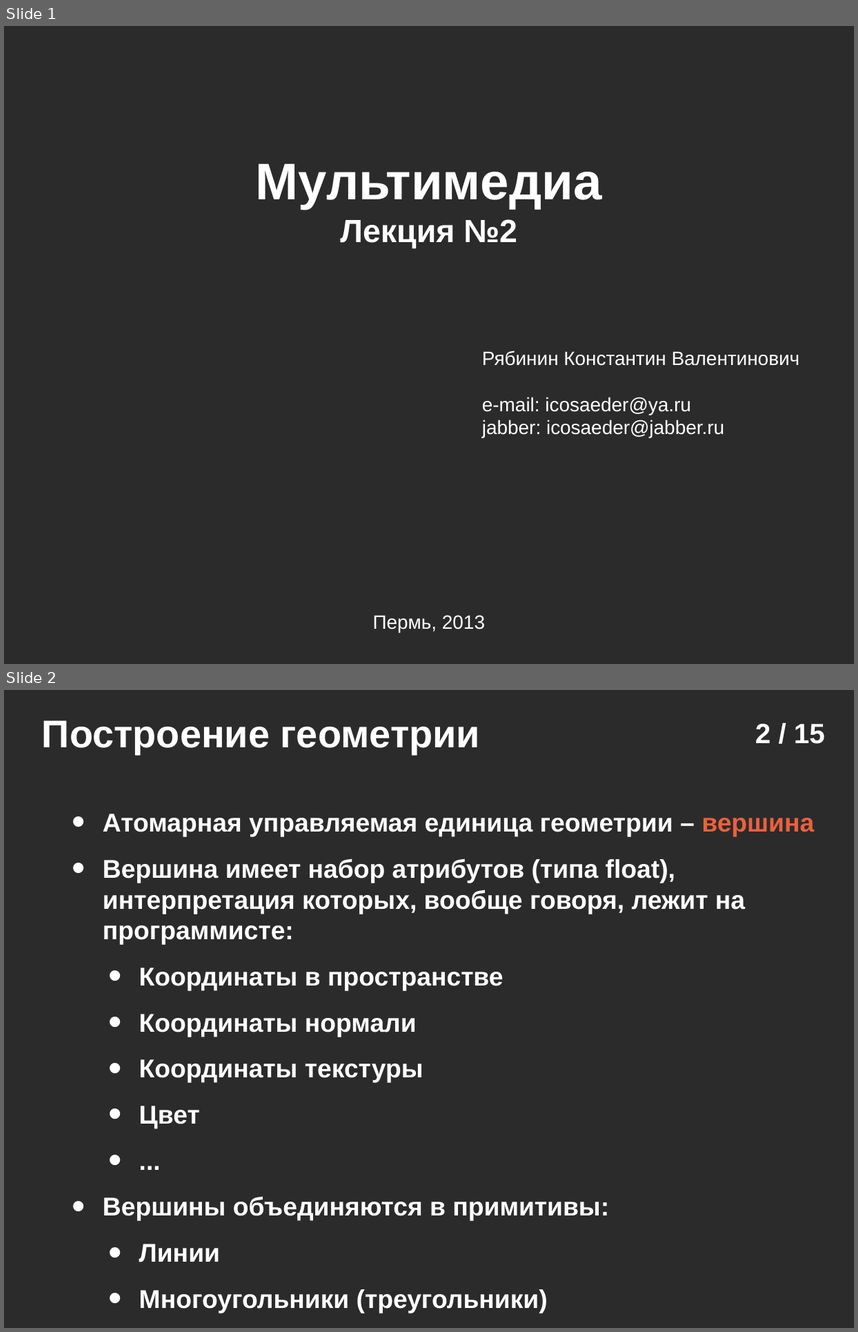
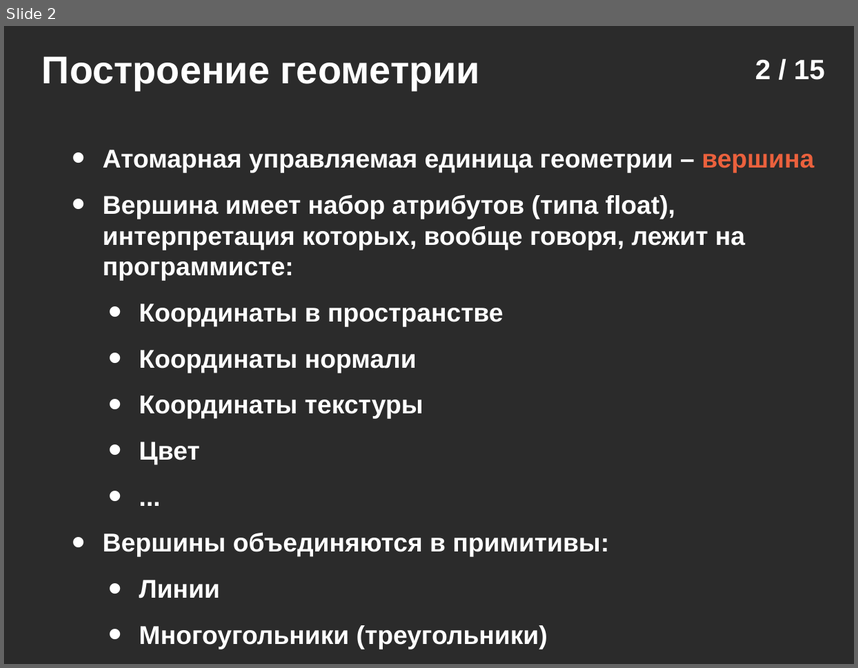
Before and after one commit to icosaeder/cg-lect, a slide deck: Лекции/Лекция 2/Лекция №2.odp. Shown one above the other, each under a label of ours: slides 1 and 2 before the commit, slide 2 after it. The pictures are 858x1332 and 858x668 pixels, drawn with LibreOffice and Linux fonts; fonts in the diff are those of the drawing; background and template pictures are left out; a plain dark background stands for a picture behind light text. Boxes give left, top, right and bottom in pixels: in the first picture for what was removed or moved away, otherwise in the second. Text is boxed around its words. In the diff, an @@ line names an element or a change of style, - is before the commit and + after.

```diff
--- a/Лекции/Лекция 2/Лекция №2.odp
+++ b/Лекции/Лекция 2/Лекция №2.odp
@@ slide 1 removed at bbox=[4, 26, 854, 664], background picture (left out) @@
@@ text removed at bbox=[256, 163, 602, 248] @@
-Мультимедиа
-Лекция №2
@@ text removed at bbox=[482, 350, 800, 437] @@
-Рябинин Константин Валентинович
-e-mail: icosaeder@ya.ru
-jabber: icosaeder@jabber.ru
@@ text removed at bbox=[373, 615, 485, 633] @@
-Пермь, 2013
```
Also in this commit, not shown: 1 slide changed, 1 slide added, 2 other files.
